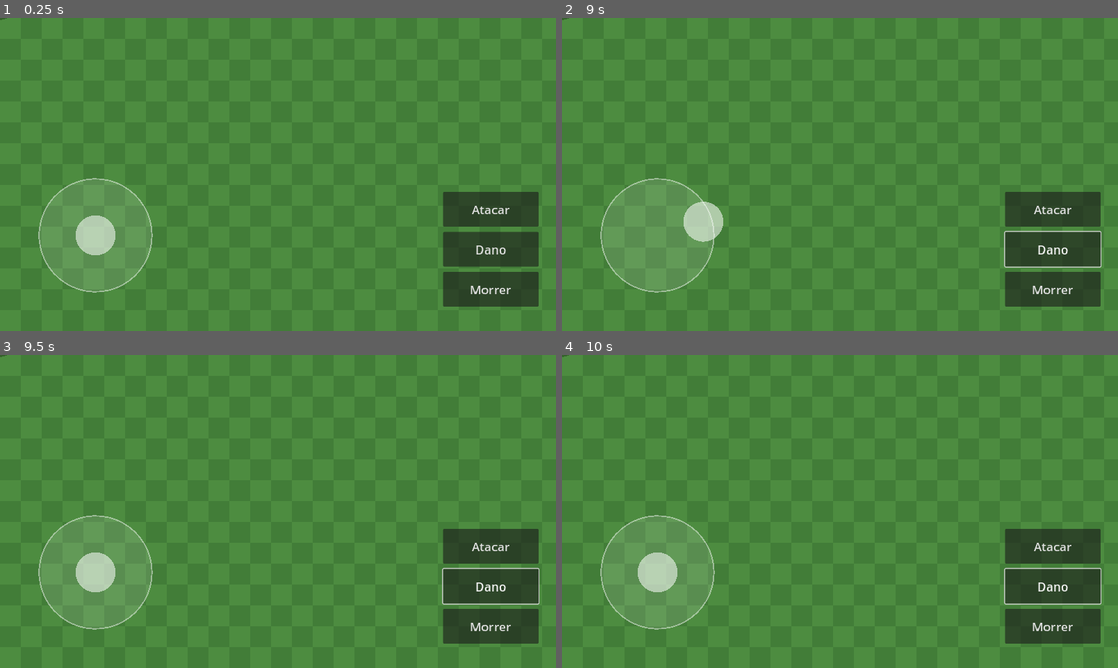
Above: before the commit, frames 1-4 (two rows, left to right).
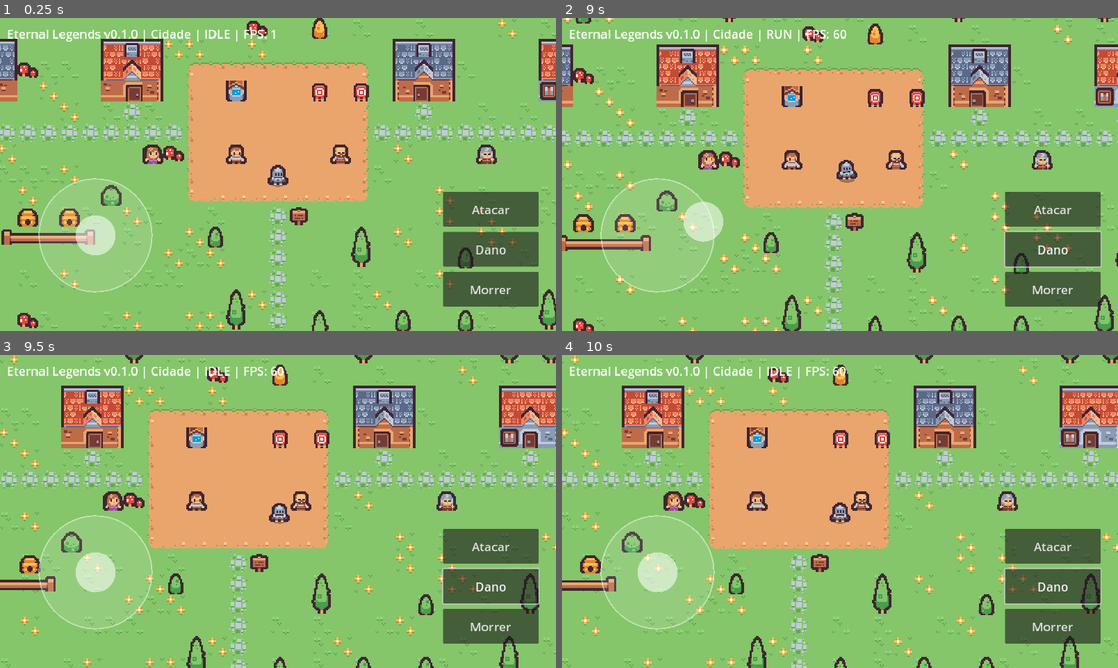
Above: after the commit, the same moments.

Repository: Astelee/eternal-legends-3d.
Game: Godot game, scene res://scenes/main/main.tscn
Two runs of this game, one before a commit and one after it. Both use one fixed random seed, a clock stepped at 60 frames per second and the inputs below.
Inputs (mouse positions are in pixels of both pictures, inside the frame that each line leads up to):
- Up to frame 1 (0.25 s): no input
- Up to frame 2 (9 s): click "Atacar" at 0.5 s; click "Morrer" at 1.25 s; click "Morrer" (after the commit: "Reviver") at 2 s; click "Atacar" at 2.75 s; click "Morrer" at 3.5 s; click "Morrer" (after the commit: "Reviver") at 4.25 s; click "Atacar" at 5 s; click "Morrer" at 5.75 s; click "Morrer" (after the commit: "Reviver") at 6.5 s; click "Dano" at 7.25 s; move the mouse to (962, 158) at 8.02 s; click (962, 158) at 8.17 s; drag from (728, 190) to (812, 237) at 8.77 s
- Up to frame 3 (9.5 s): no input
- Up to frame 4 (10 s): move the mouse to (895, 442) at 9.52 s; click (895, 442) at 9.67 s

The runs differ from the first frame. In frame 1, 97% of the frame differs, in the area x 0-100%, y 0-100%; in frame 2, 97%; in frame 3, 96%; in frame 4, 96%.
Error before the commit: Invalid assignment of property or key 'joystick' with value of type 'Control (VirtualJoystick)' on a base object of type 'null instance'. (res://scripts/main/m…

Commit message:
Atualizar o main.tscn

Diff:
--- a/scenes/main/main.tscn
+++ b/scenes/main/main.tscn
@@ -3,15 +3,17 @@
 [ext_resource type="Script" path="res://scripts/main/main.gd" id="1_main"]
 [ext_resource type="PackedScene" path="res://scenes/player/player.tscn" id="2_player"]
 [ext_resource type="Script" path="res://scripts/ui/virtual_joystick.gd" id="3_joy"]
-[ext_resource type="Script" path="res://scripts/world/ground.gd" id="4_ground"]
+[ext_resource type="Script" path="res://scripts/world/town_map.gd" id="4_town"]
 
 [node name="Main" type="Node2D"]
 script = ExtResource("1_main")
 
-[node name="Ground" type="Node2D" parent="."]
-script = ExtResource("4_ground")
+[node name="Town" type="Node2D" parent="."]
+y_sort_enabled = true
+script = ExtResource("4_town")
 
-[node name="Player" parent="." instance=ExtResource("2_player")]
+[node name="Player" parent="Town" instance=ExtResource("2_player")]
+position = Vector2(328, 272)
 
 [node name="UI" type="CanvasLayer" parent="."]
 
